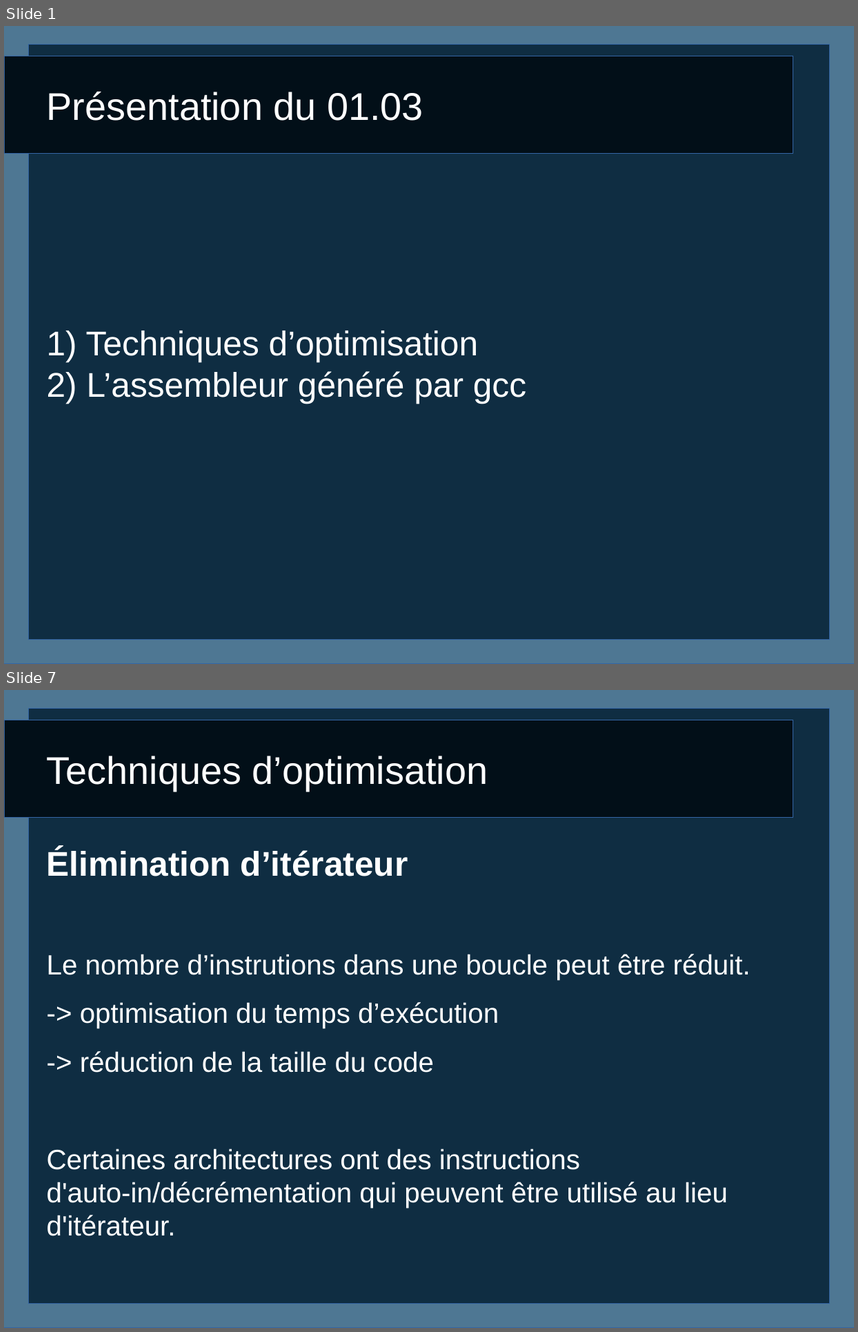
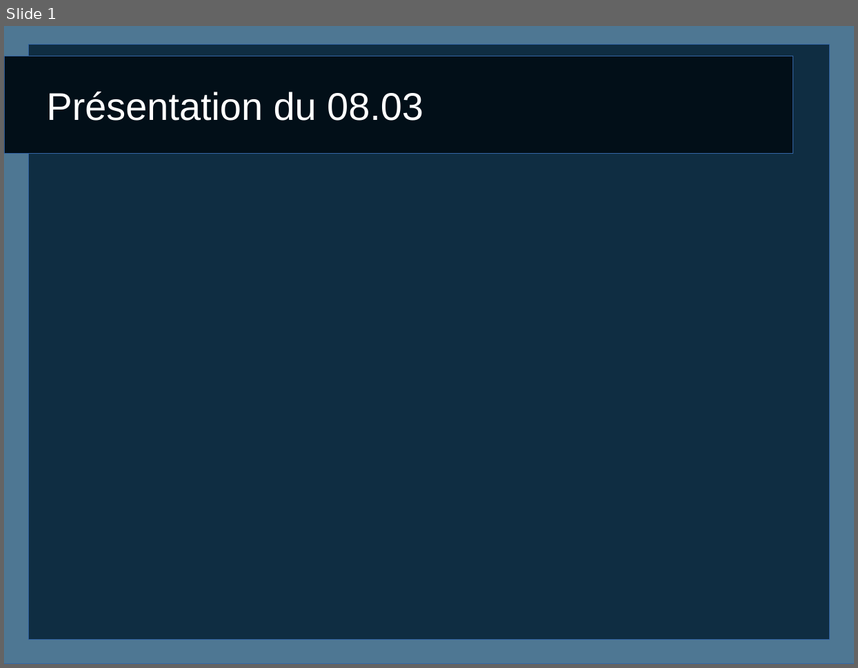
Before and after one commit to caswitch/recherche-et-doc-s4, a slide deck: Diapo3.odp. Shown one above the other, each under a label of ours: slides 1 and 7 before the commit, slide 1 after it; the slides between them are not shown. The pictures are 858x1332 and 858x668 pixels, drawn with LibreOffice and Linux fonts; fonts in the diff are those of the drawing. Boxes give left, top, right and bottom in pixels: in the first picture for what was removed or moved away, otherwise in the second. Text is boxed around its words. In the diff, an @@ line names an element or a change of style, - is before the commit and + after.

```diff
--- a/Diapo3.odp
+++ b/Diapo3.odp
@@ slide 7 removed at bbox=[4, 690, 854, 1328], background #FFFFFF; not listed: 3 template elements that a slide beside it also shows @@
@@ title removed at bbox=[47, 756, 488, 791] @@
-Techniques d’optimisation
@@ text removed at bbox=[47, 849, 751, 1208] @@
-Élimination d’itérateur
-Le nombre d’instrutions dans une boucle peut être réduit.
--> optimisation du temps d’exécution
--> réduction de la taille du code
-Certaines architectures ont des instructions d'auto-in/décrémentation qui peuvent être utilisé au lieu d'itérateur.
@@ slide 1 changed as well @@
@@ title at bbox=[47, 92, 424, 121]: text changed @@
-Présentation du 01.03
+Présentation du 08.03
@@ subtitle removed at bbox=[86, 330, 526, 403] @@
-1) Techniques d’optimisation
-2) L’assembleur généré par gcc
```
Also in this commit, not shown: 2 slides added, 6 other slides removed.
